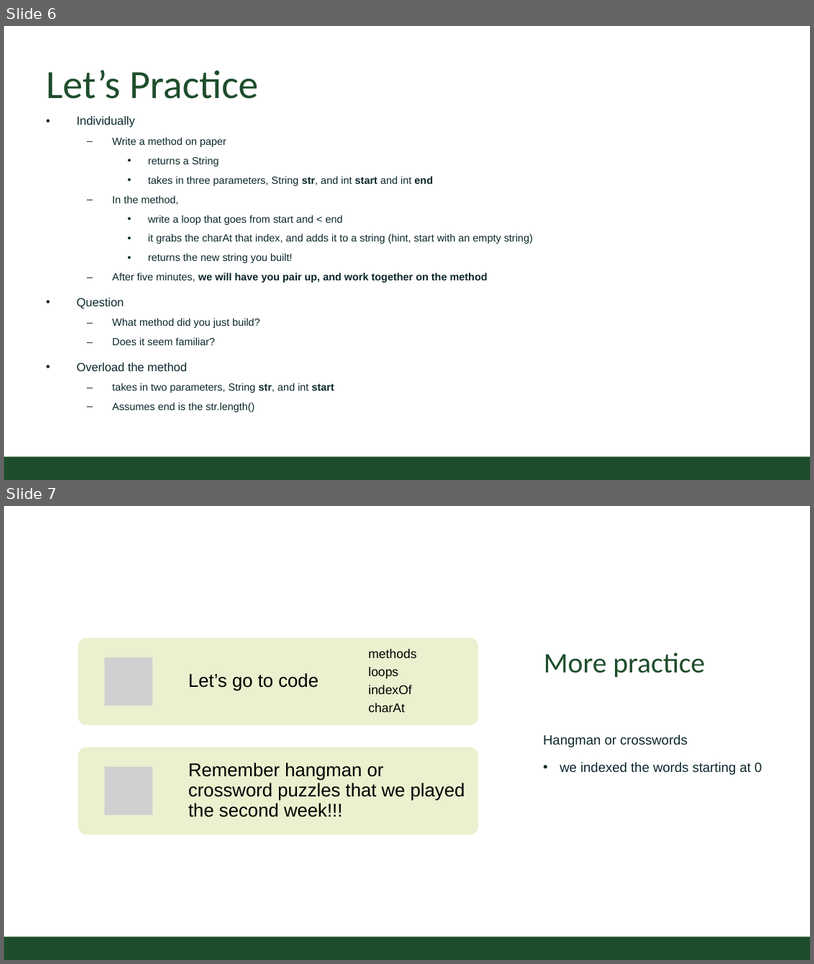
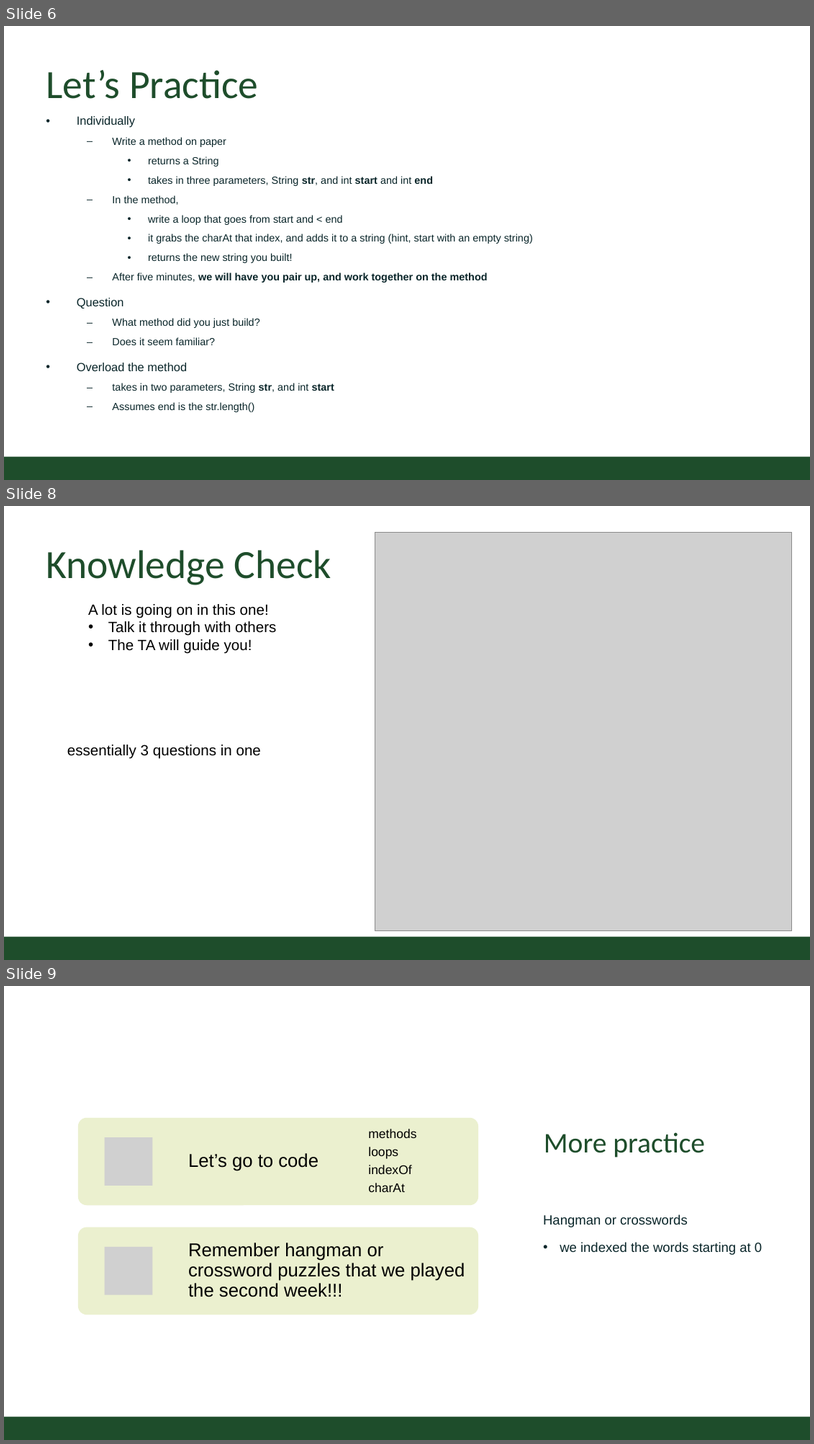
Before and after one commit to CSU-CompSci-CS163-4/Handouts, a slide deck: help session/week6/week6_designThinking_loops.pptx. Shown one above the other, each under a label of ours: slides 6 and 7 before the commit, slides 6, 8 and 9 after it; the slides between them are not shown. The pictures are 814x964 and 814x1444 pixels, drawn with LibreOffice and Linux fonts; fonts in the diff are those of the drawing; grey boxes stand for pictures; background and template pictures are left out. Boxes give left, top, right and bottom in pixels: in the first picture for what was removed or moved away, otherwise in the second. Text is boxed around its words. In the diff, an @@ line names an element or a change of style, - is before the commit and + after.

Commit message:
updated with knowledge checks

```diff
--- a/help session/week6/week6_designThinking_loops.pptx
+++ b/help session/week6/week6_designThinking_loops.pptx
@@ slide 8 added at <box>4,506,810,960</box>, background #FFFFFF; not listed: 1 template element that a slide beside it also shows @@
@@ picture added at <box>375,532,792,931</box> @@
@@ title added at <box>46,550,332,585</box>, 54 pt, text #1E4D2B @@
+Knowledge Check
@@ text added at <box>88,604,276,654</box>, 20 pt, text #000000 @@
+A lot is going on in this one!
+• Talk it through with others
+• The TA will guide you!
@@ text added at <box>67,744,261,758</box>, 20 pt, text #000000 @@
+essentially 3 questions in one
@@ what was slide 7 is now slide 9 @@
```
Also in this commit, not shown: 1 other slide added.
